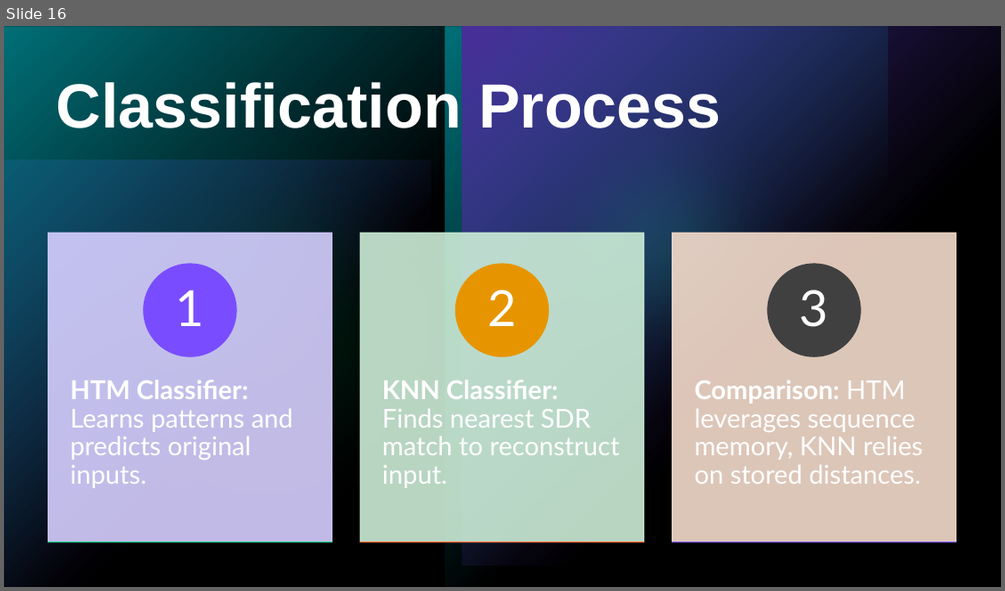
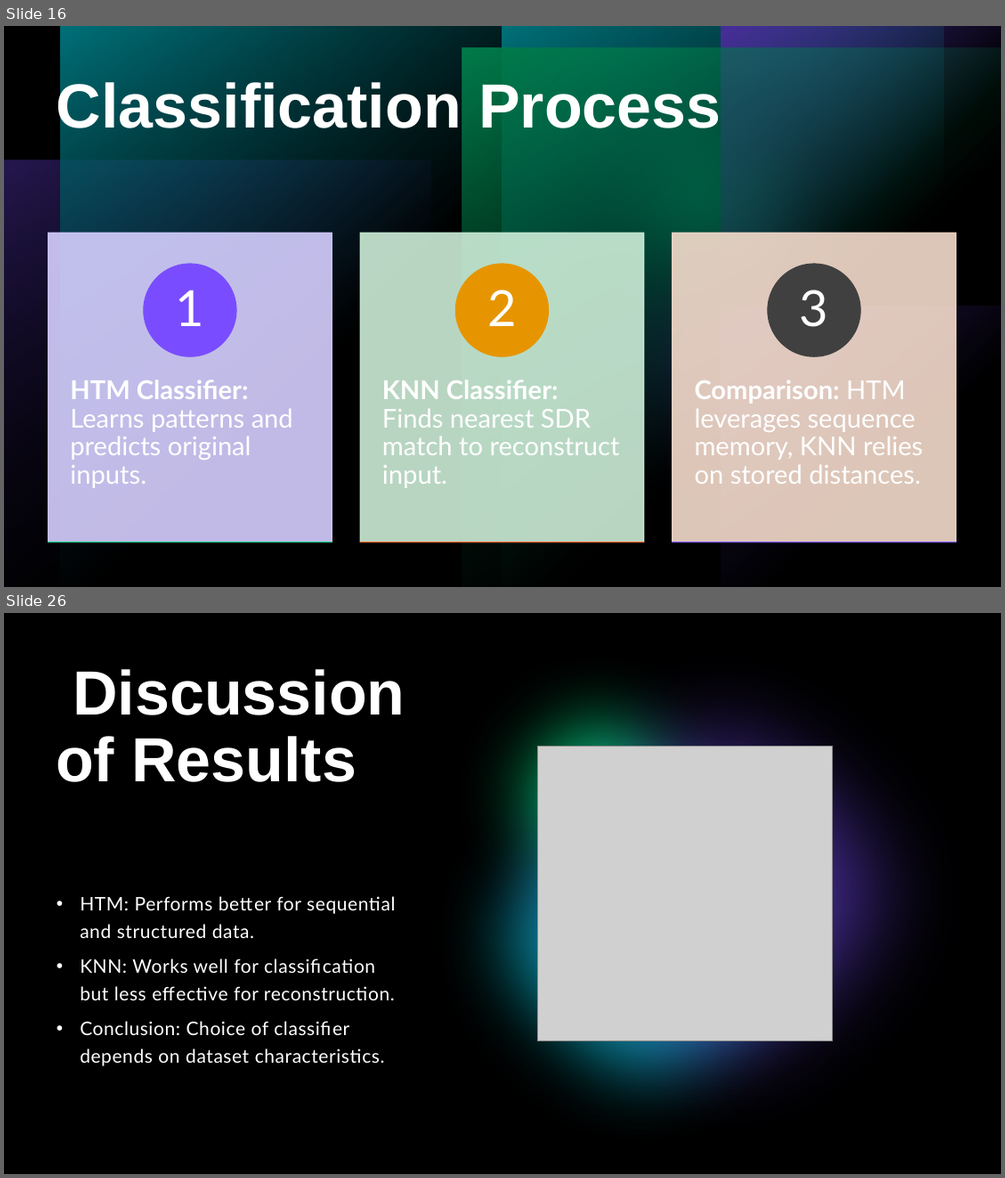
Before and after one commit to prnshubn/neocortexapi-team-untitled, a slide deck: source/Documentation_Team_Untitled/Team_Untitled_Presentation.pptx. Shown one above the other, each under a label of ours: slide 16 before the commit, slides 16 and 26 after it; the slides between them are not shown. The pictures are 1005x591 and 1005x1178 pixels, drawn with LibreOffice and Linux fonts; fonts in the diff are those of the drawing; grey boxes stand for pictures. Boxes give left, top, right and bottom in pixels: in the first picture for what was removed or moved away, otherwise in the second. Text is boxed around its words. In the diff, an @@ line names an element or a change of style, - is before the commit and + after.

Commit message:
Added Visualization Techniques, Permanence values, similarity check,Classifier performance, Challenges in PPT

```diff
--- a/source/Documentation_Team_Untitled/Team_Untitled_Presentation.pptx
+++ b/source/Documentation_Team_Untitled/Team_Untitled_Presentation.pptx
@@ slide 26 added at box(4, 613, 1001, 1174), background #000000; not listed: 5 template elements that a slide beside it also shows @@
@@ rectangle added at box(4, 613, 1001, 1174), fill #000000 @@
@@ freeform shape added at box(404, 613, 965, 1174), fill #000000, outline #008A94 1 pt @@
@@ ellipse added at box(421, 618, 774, 971), fill #00D17D @@
@@ ellipse added at box(441, 613, 1001, 1174), fill #794DFF at 60% opacity @@
@@ title added at box(56, 669, 404, 782), 60 pt, text #FFFFFF, bold @@
+Discussion of Results
@@ ellipse added at box(407, 703, 878, 1174), fill #00BAC8 at 80% opacity @@
@@ picture added at box(538, 747, 833, 1041) @@
@@ text added at box(80, 896, 395, 1066), 18 pt, text #FFFFFF @@
+  • HTM: Performs better for sequential and structured data.
+  • KNN: Works well for classification but less effective for reconstruction.
+  • Conclusion: Choice of classifier depends on dataset characteristics.
@@ slide 16 changed as well @@
@@ rectangle removed at box(4, 26, 1001, 587) @@
@@ rectangle added at box(4, 26, 1001, 587), fill #000000 @@
@@ rectangle added at box(4, 26, 1001, 587), fill gradient #000000 @@
@@ group added at box(4, 26, 1001, 587): 6 rectangles, 2 ellipses @@
@@ ellipse removed at box(474, 58, 827, 411) @@
```
Also in this commit, not shown: 8 other slides changed, 12 other slides added.
